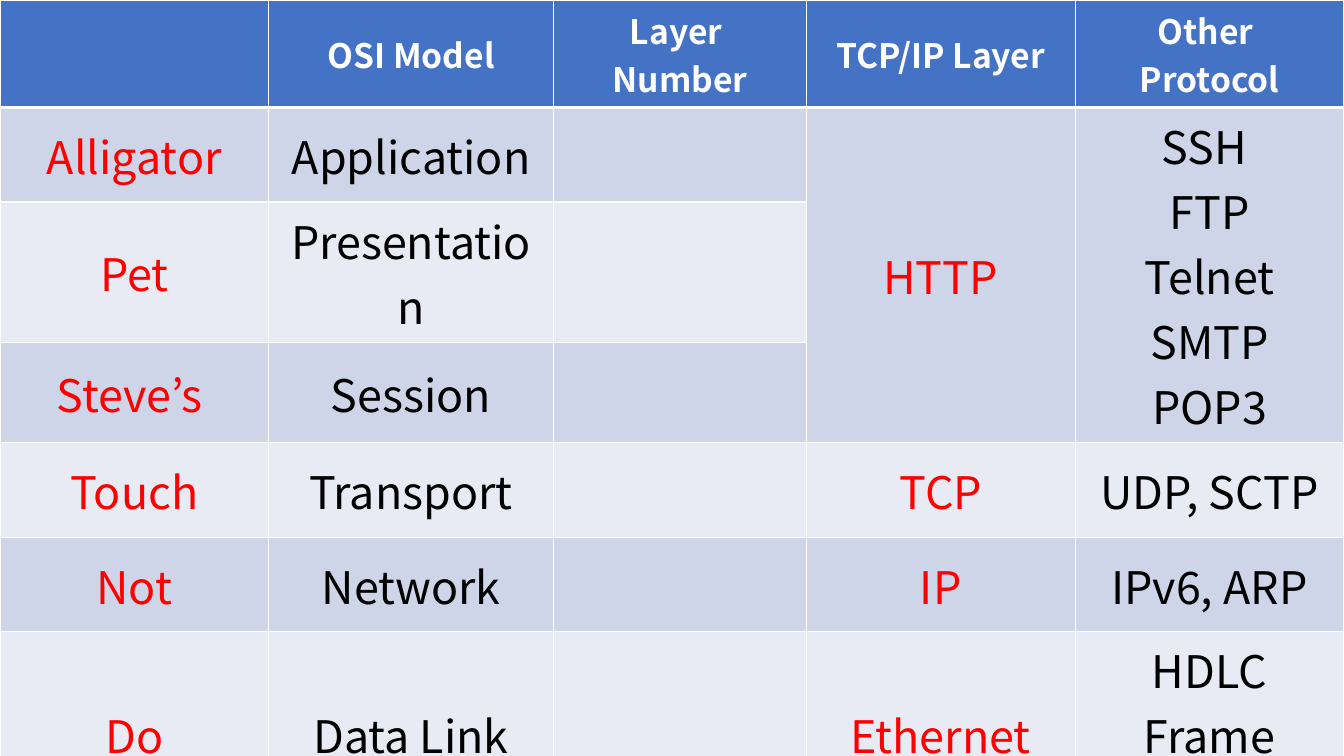
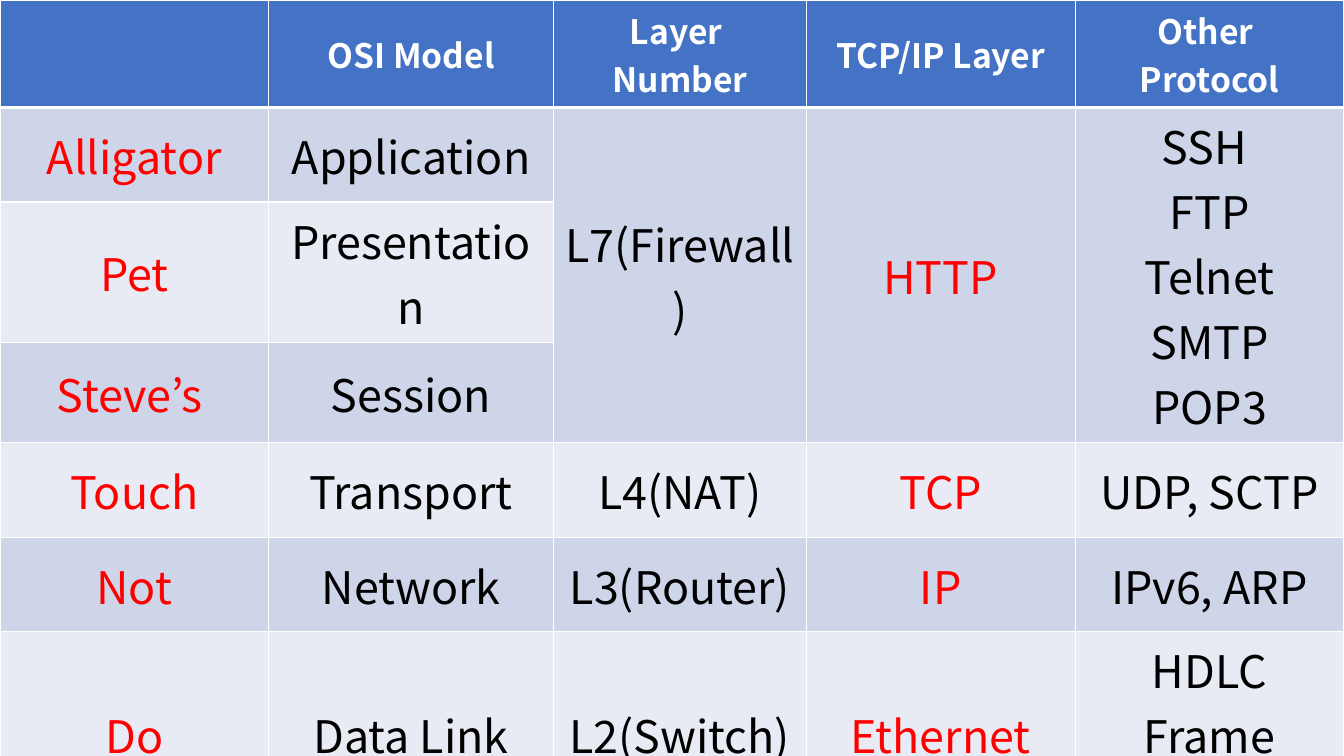
Before and after one commit to Catnap421/osi-and-tcp, a slide deck: slide 1 of osi-and-tcp.pptx. Drawn at 1344x756 pixels with LibreOffice and Linux fonts; fonts in the diff are those of the drawing. Boxes give left, top, right and bottom in pixels: in the first picture for what was removed or moved away, otherwise in the second. Text is boxed around its words. In the diff, an @@ line names an element or a change of style, - is before the commit and + after.

Commit message:
Update .png and .pptx

```diff
--- a/osi-and-tcp.pptx
+++ b/osi-and-tcp.pptx
@@ table at bbox=[0, 0, 1344, 756] @@
-row 2, column 3: 
+row 2, column 3: L7(Firewall)
-row 5, column 3: 
+row 5, column 3: L4(NAT)
-row 6, column 3: 
+row 6, column 3: L3(Router)
-row 7, column 3: 
+row 7, column 3: L2(Switch)
```
Also in this commit, not shown: 1 other file.
